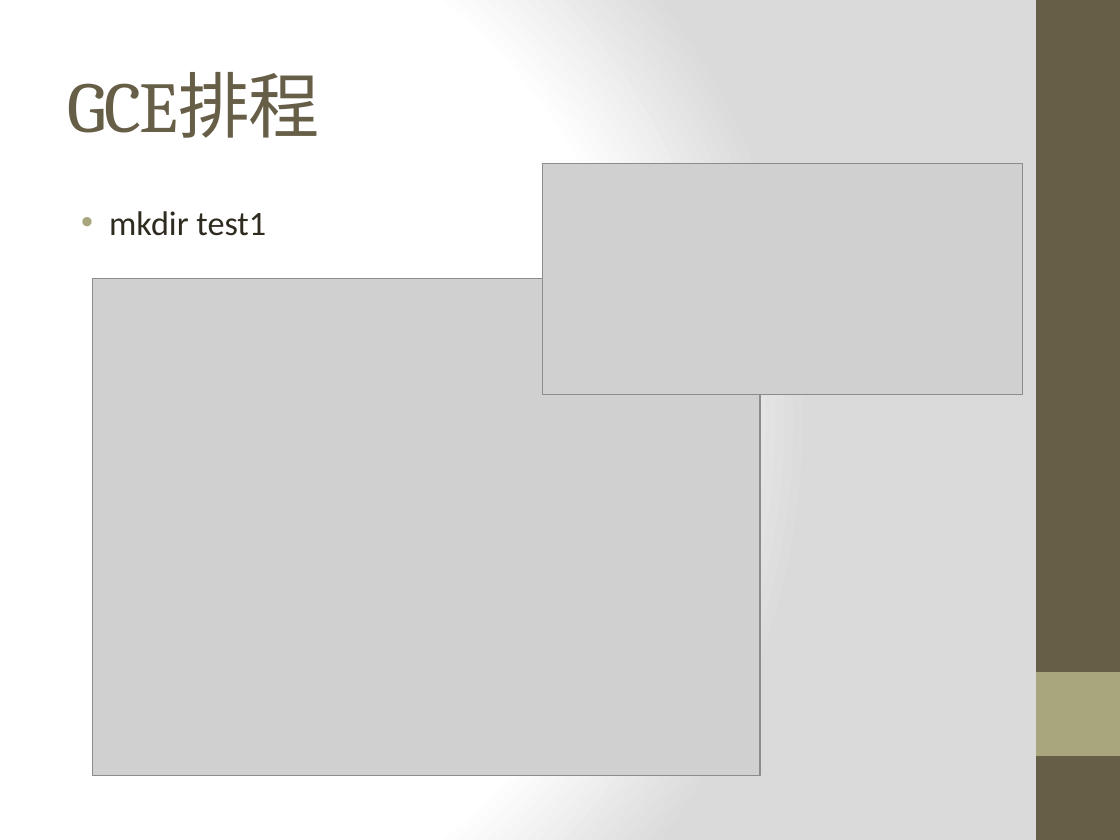
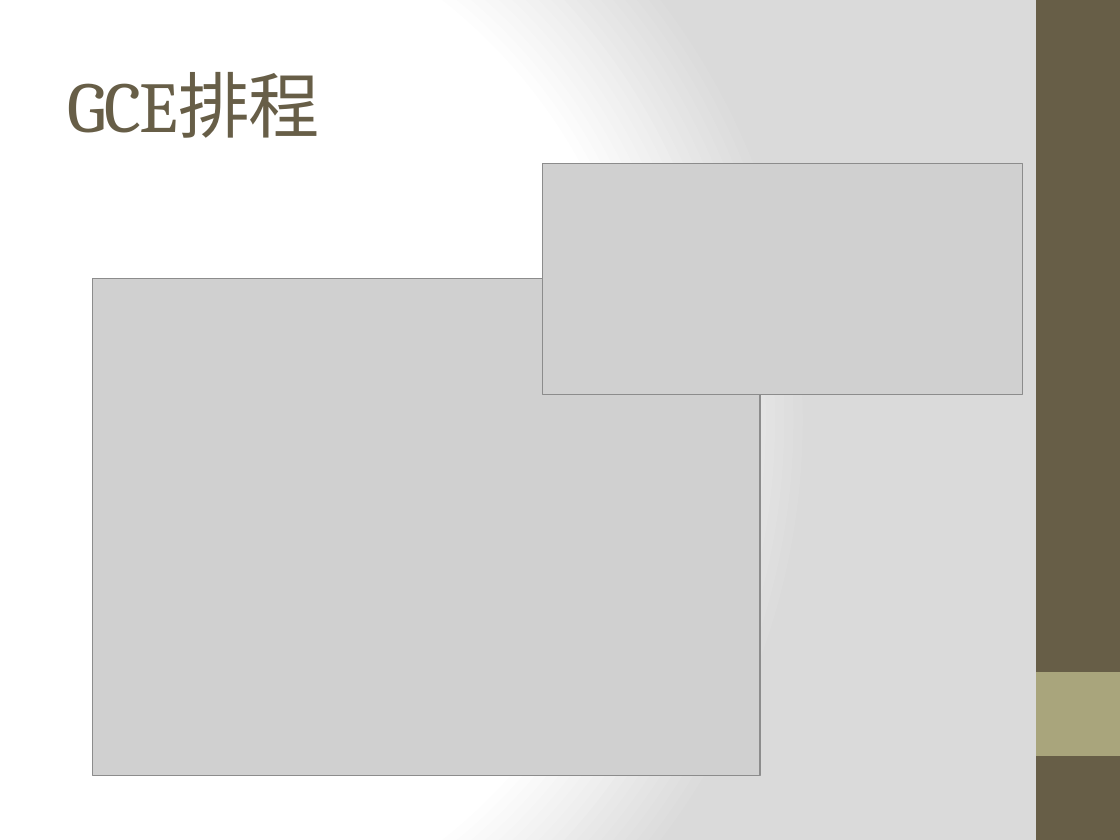
Before and after one commit to maloyang/KH20200704_Python_Basic_and_ML, a slide deck: slide 8 of Day3/Day3-3.pptx (slide 6 before the commit). Drawn at 1120x840 pixels with LibreOffice and Linux fonts; fonts in the diff are those of the drawing; grey boxes stand for pictures. Boxes give left, top, right and bottom in pixels: in the first picture for what was removed or moved away, otherwise in the second. Text is boxed around its words. In the diff, an @@ line names an element or a change of style, - is before the commit and + after.

```diff
--- a/Day3/Day3-3.pptx
+++ b/Day3/Day3-3.pptx
@@ text removed at (109, 211, 266, 236) @@
-• mkdir test1
```
Also in this commit, not shown: 1 other slide changed, 6 slides added, 1 slide removed.
